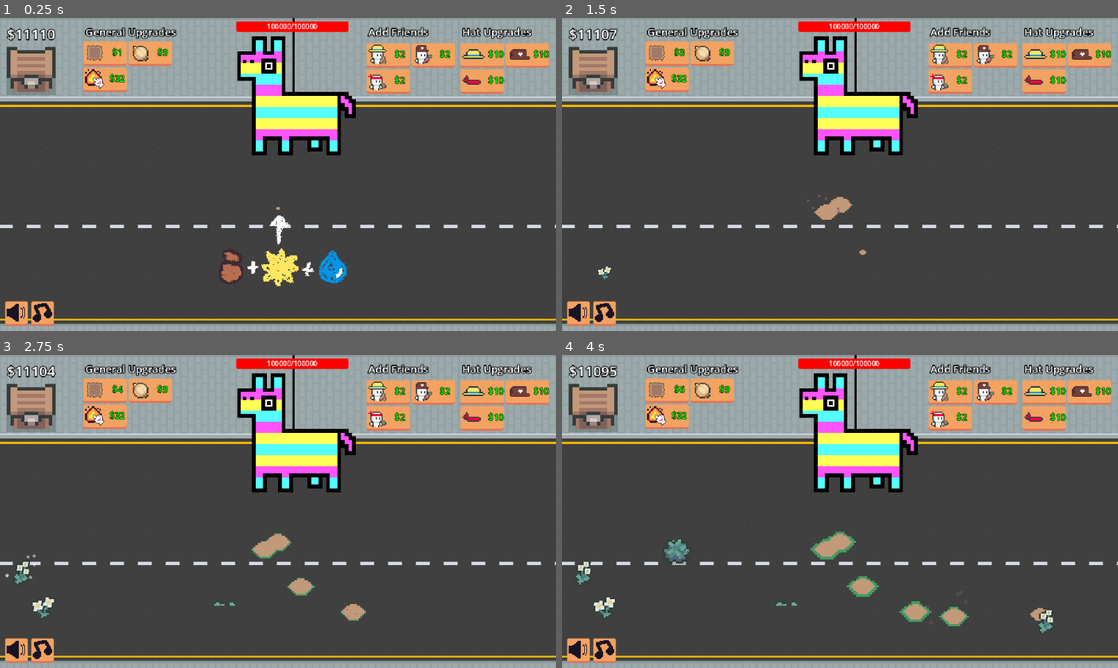
Above: before the commit, frames 1-4 (two rows, left to right).
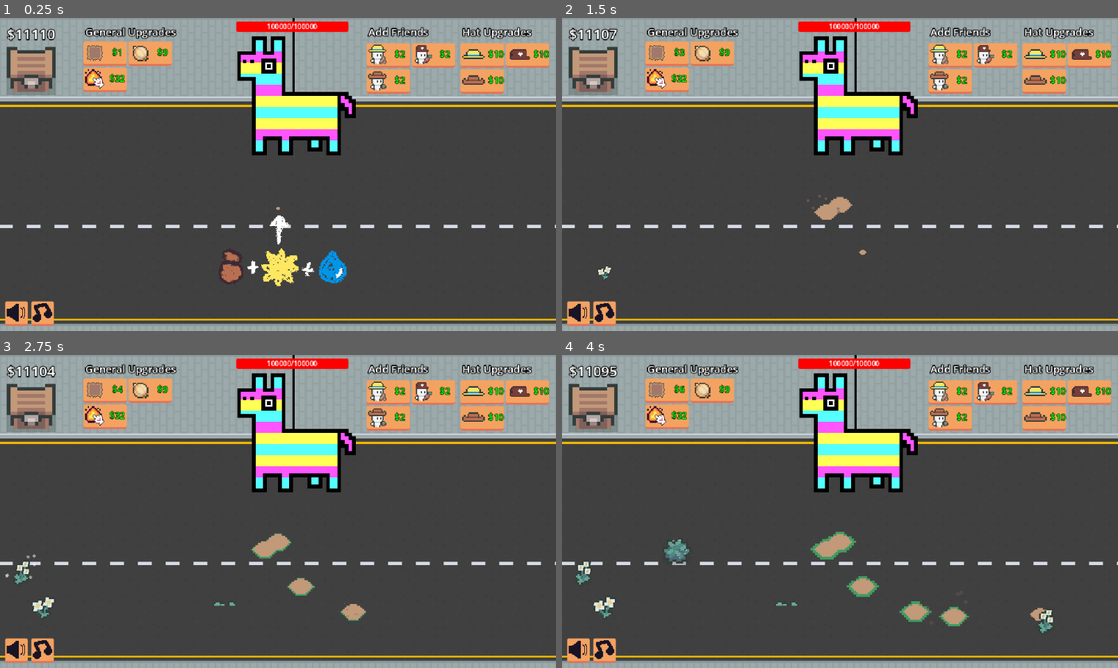
Above: after the commit, the same moments.

Repository: eric-marsh/farminata
Game: Godot game, scene res://scene/scene_switcher.tscn
Same seed, same stepped clock (60 frames per second), same inputs: the game is played once before the commit and once after it. Sound files missing from this copy of the repository are replaced by a short silence.
Inputs:
- Up to frame 1 (0.25 s): no input
- Up to frame 2 (1.5 s): click "$1" at 0.5 s; click "$2" at 1.25 s
- Up to frame 3 (2.75 s): click "$3" at 2 s
- Up to frame 4 (4 s): click "$4" at 2.75 s; click "$5" at 3.5 s

The runs differ from the first frame. In frame 1, 0.2% of the frame differs, in the area x 66-88%, y 16-24%; in frame 2, 0.2%; in frame 3, 0.2%; in frame 4, 0.2%.

Commit message:
use cowboy hat

Diff:
--- a/script/helper/helper.gd
+++ b/script/helper/helper.gd
@@ -179,12 +179,8 @@
 
 	s.z_index=1
 	s.y_sort_enabled=true
-	if helper_type == Enum.Helper_Type.Attack:
-		s.offset = Vector2(0, -25)
-		s.position = Vector2(0, -4)
-	else:
-		s.offset = Vector2(0, -28)
-		s.position = Vector2(0, -7)
+	s.offset = Vector2(0, -28)
+	s.position = Vector2(0, -7)
 
 	var current_hat = $HatSprite
 	while current_hat.get_child_count() > 0:
Binary file changed: img/helper/attack_hat.png
Binary file changed: img/ui/buy_attack_icon.png
